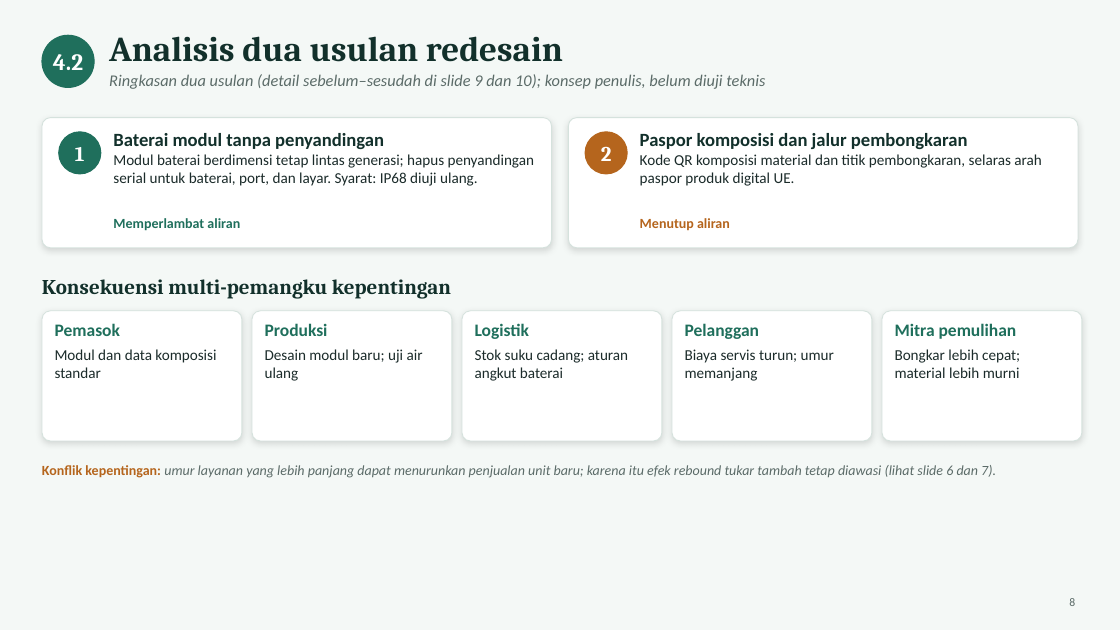
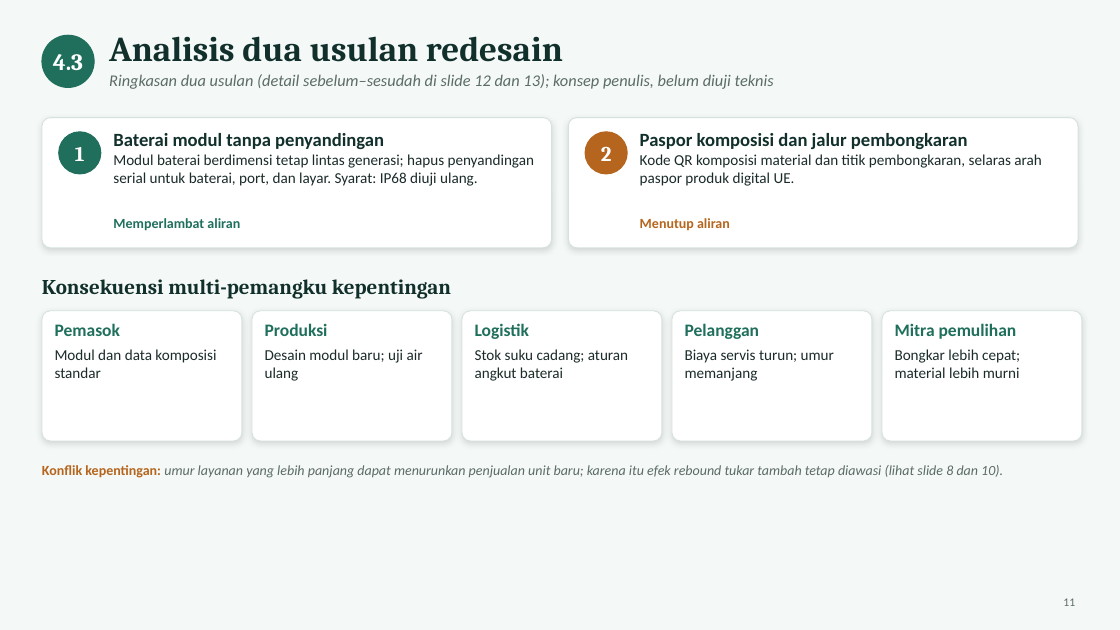
Before and after one commit to farhansech/EXACOUNT, a slide deck: slide 11 of Tugas_Week_5_Revisi-Francisco_Correia_Soares_164125002.pptx (slide 8 before the commit). Drawn at 1120x630 pixels with LibreOffice and Linux fonts; fonts in the diff are those of the drawing. Boxes give left, top, right and bottom in pixels: in the first picture for what was removed or moved away, otherwise in the second. Text is boxed around its words. In the diff, an @@ line names an element or a change of style, - is before the commit and + after.

```diff
--- a/Tugas_Week_5_Revisi-Francisco_Correia_Soares_164125002.pptx
+++ b/Tugas_Week_5_Revisi-Francisco_Correia_Soares_164125002.pptx
@@ text at bbox=[53, 54, 83, 70]: text changed @@
-4.2
+4.3
@@ text at bbox=[109, 74, 774, 89]: text changed @@
-Ringkasan dua usulan (detail sebelum–sesudah di slide 9 dan 10); konsep penulis, belum diuji teknis
+Ringkasan dua usulan (detail sebelum–sesudah di slide 12 dan 13); konsep penulis, belum diuji teknis
@@ text at bbox=[42, 465, 1003, 478]: text changed @@
-Konflik kepentingan: umur layanan yang lebih panjang dapat menurunkan penjualan unit baru; karena itu efek rebound tukar tambah tetap diawasi (lihat slide 6 dan 7).
+Konflik kepentingan: umur layanan yang lebih panjang dapat menurunkan penjualan unit baru; karena itu efek rebound tukar tambah tetap diawasi (lihat slide 8 dan 10).
@@ text at bbox=[1063, 598, 1075, 606]: text changed @@
-8
+11
```
Also in this commit, not shown: 7 other slides changed, 4 slides added.
